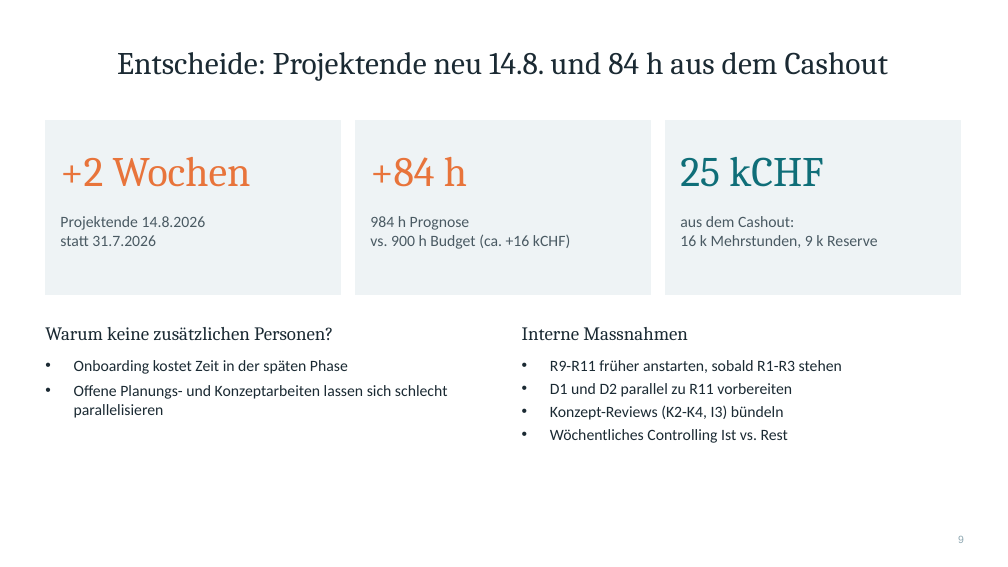
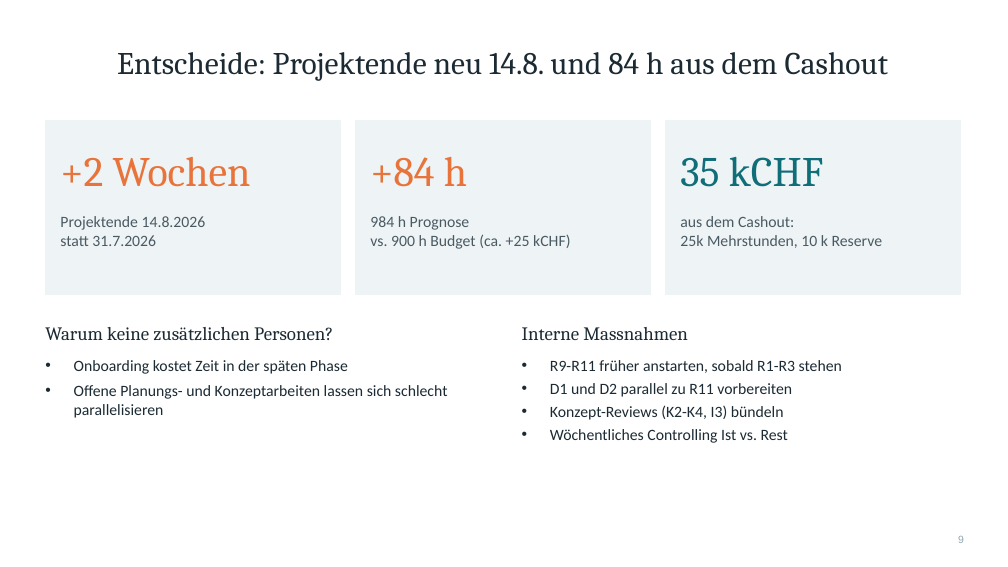
Before and after one commit to C4RN1V0R/Projektanalyse-pmqm, a slide deck: slide 9 of Projektpraesentation.pptx. Drawn at 1008x567 pixels with LibreOffice and Linux fonts; fonts in the diff are those of the drawing. Boxes give left, top, right and bottom in pixels: in the first picture for what was removed or moved away, otherwise in the second. Text is boxed around its words. In the diff, an @@ line names an element or a change of style, - is before the commit and + after.

```diff
--- a/Projektpraesentation.pptx
+++ b/Projektpraesentation.pptx
@@ text at [680, 157, 823, 187]: text changed @@
-25 kCHF
+35 kCHF
@@ text at [370, 234, 570, 249]: text changed @@
-vs. 900 h Budget (ca. +16 kCHF)
+vs. 900 h Budget (ca. +25 kCHF)
@@ text at [680, 235, 882, 248]: text changed @@
-16 k Mehrstunden, 9 k Reserve
+25k Mehrstunden, 10 k Reserve
```
Also in this commit, not shown: 3 other slides changed.
